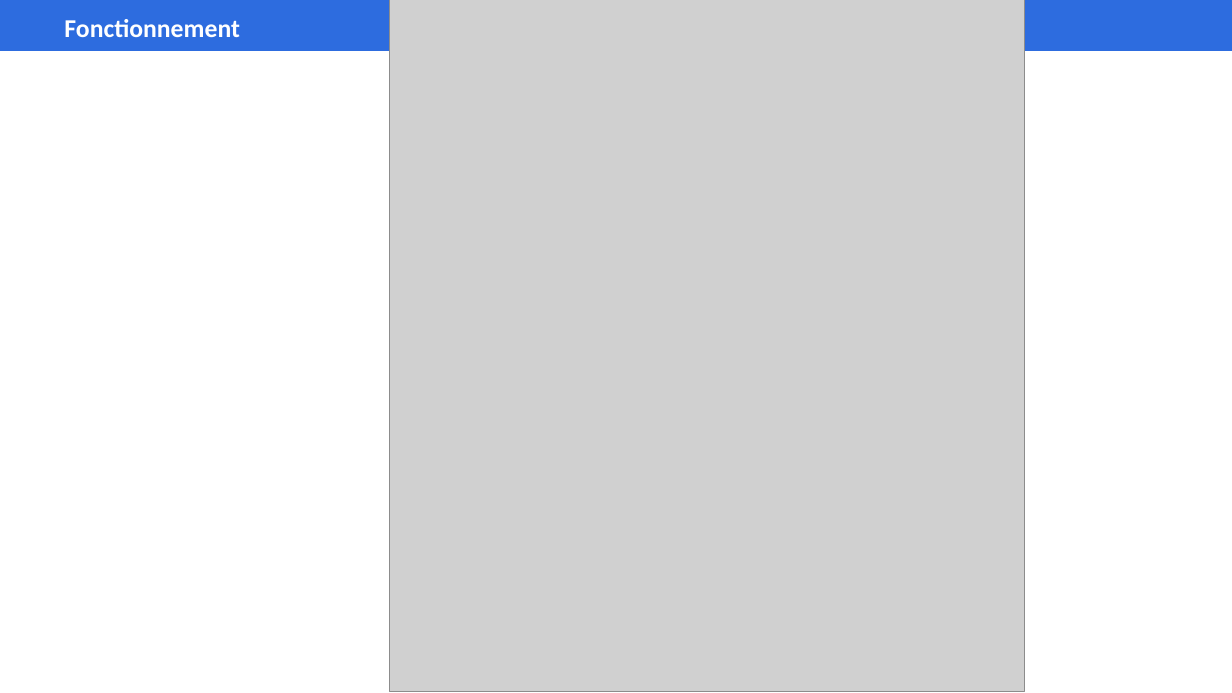
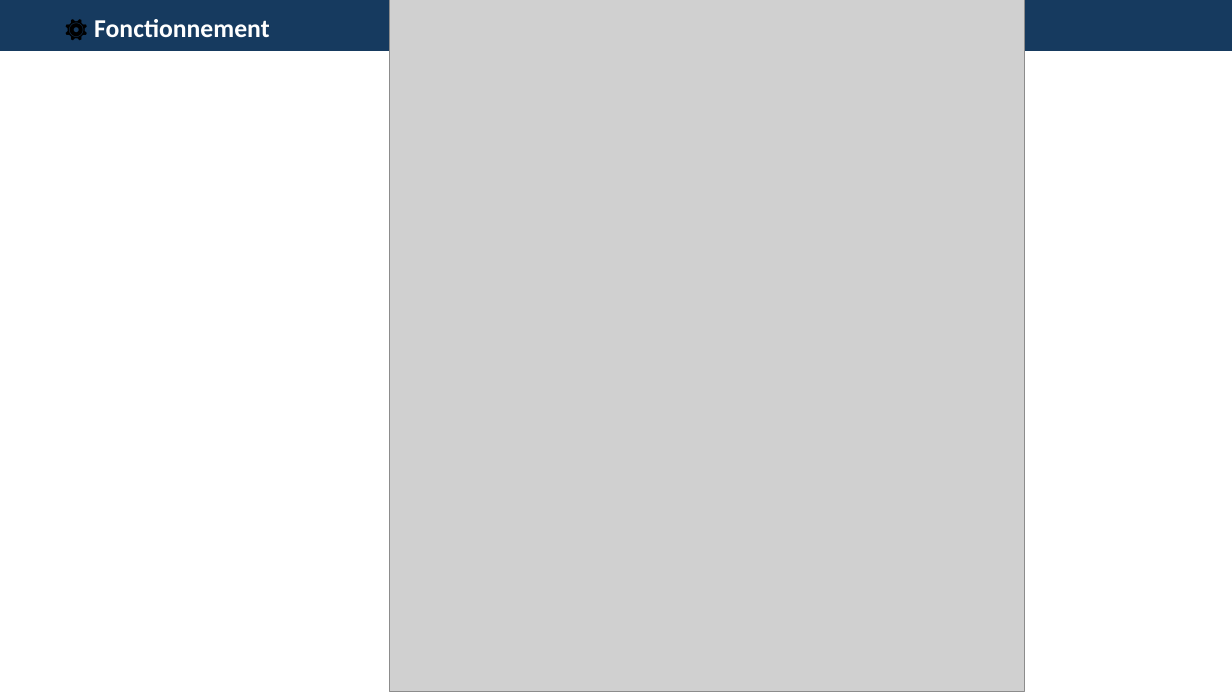
Before and after one commit to acoudene/TDMCP, a slide deck: slide 12 of TDHC/Resources/TDHC_IA_MCP_TDHC.pptx (slide 13 before the commit). Drawn at 1232x693 pixels with LibreOffice and Linux fonts; fonts in the diff are those of the drawing; grey boxes stand for pictures. Boxes give left, top, right and bottom in pixels: in the first picture for what was removed or moved away, otherwise in the second. Text is boxed around its words. In the diff, an @@ line names an element or a change of style, - is before the commit and + after.

```diff
--- a/TDHC/Resources/TDHC_IA_MCP_TDHC.pptx
+++ b/TDHC/Resources/TDHC_IA_MCP_TDHC.pptx
@@ rectangle at (0, 0, 1232, 51): fill #2D6CDF to #163A5F; outline #2D6CDF 1 pt to #163A5F 1 pt @@
@@ text at (64, 19, 269, 40): text changed @@
-Fonctionnement
+⚙️ Fonctionnement
```
Also in this commit, not shown: 15 other slides changed, 1 slide removed.
